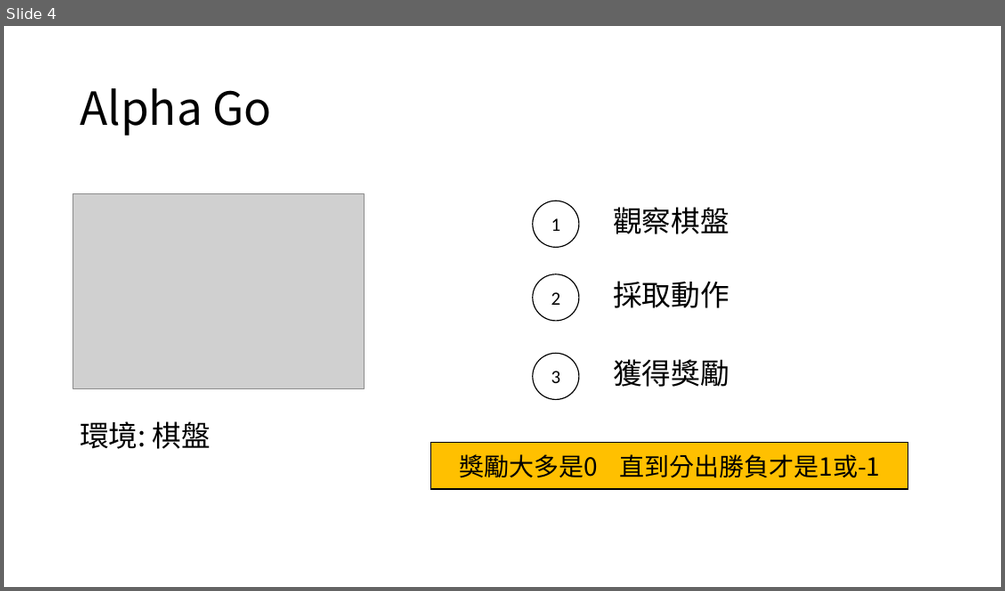
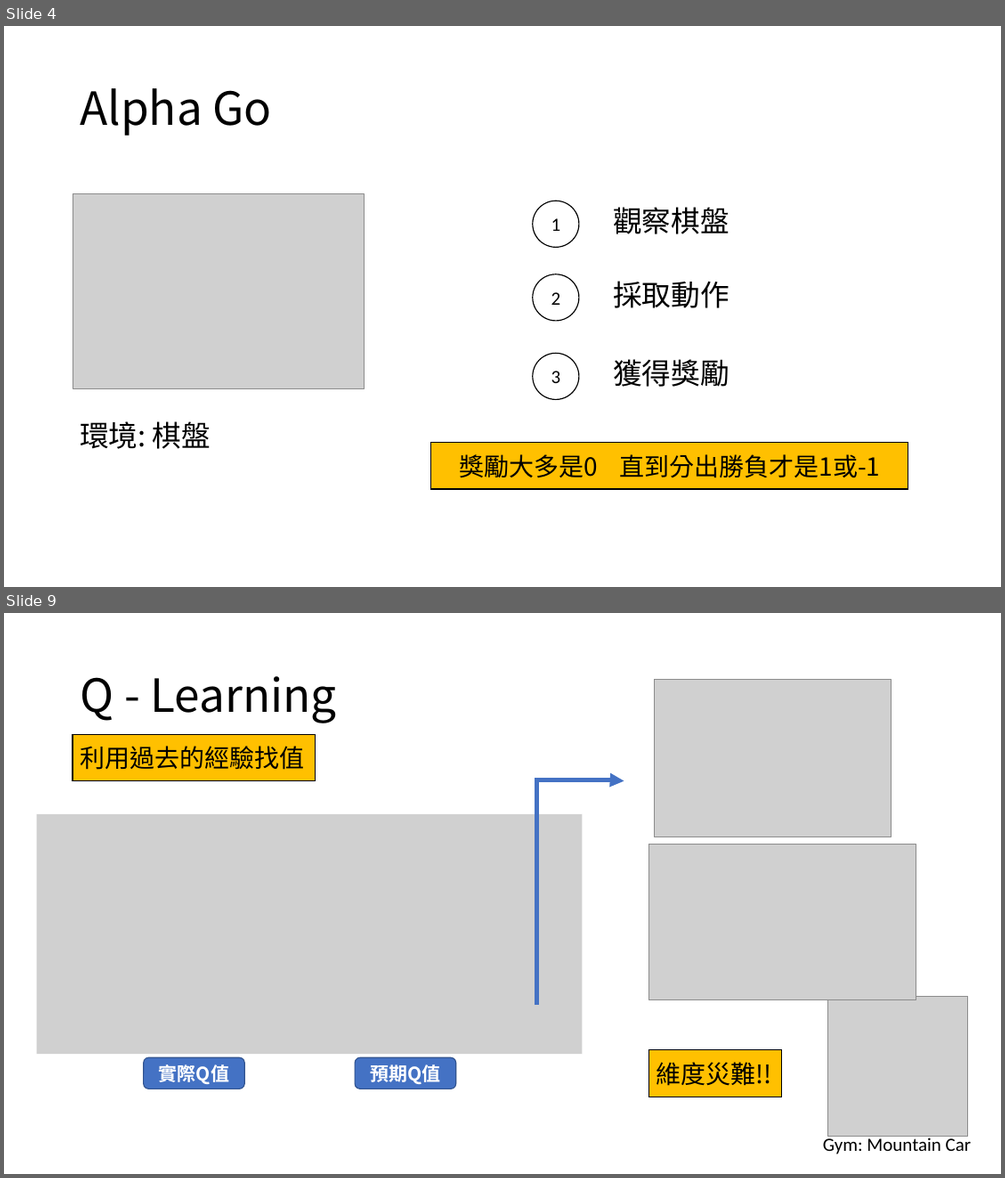
Before and after one commit to 312707047/Dino-Run-with-Rainbow-DQN, a slide deck: 107302002.pptx. Shown one above the other, each under a label of ours: slide 4 before the commit, slides 4 and 9 after it; the slides between them are not shown. The pictures are 1005x591 and 1005x1178 pixels, drawn with LibreOffice and Linux fonts; fonts in the diff are those of the drawing; grey boxes stand for pictures. Boxes give left, top, right and bottom in pixels: in the first picture for what was removed or moved away, otherwise in the second. Text is boxed around its words. In the diff, an @@ line names an element or a change of style, - is before the commit and + after.

```diff
--- a/107302002.pptx
+++ b/107302002.pptx
@@ slide 9 added at box(4, 613, 1001, 1174), background #FFFFFF @@
@@ title added at box(80, 676, 336, 723), 44 pt, text #000000 @@
+Q - Learning
@@ picture added at box(654, 679, 890, 835) @@
@@ rectangle added at box(73, 735, 316, 781), fill #FFC000, outline #000000 1 pt, 24 pt, text #000000 @@
+利用過去的經驗找值
@@ elbow arrow added from (537, 1005) to (624, 781), #4472C4 4.5 pt @@
@@ picture added at box(37, 814, 582, 1054) @@
@@ picture added at box(648, 844, 915, 999) @@
@@ picture added at box(828, 996, 969, 1136) @@
@@ rounded rectangle added at box(144, 1057, 245, 1088), fill #4472C4, outline #325491 1 pt, 18 pt, text #FFFFFF, bold @@
+實際Q值
@@ rounded rectangle added at box(355, 1057, 455, 1088), fill #4472C4, outline #325491 1 pt, 18 pt, text #FFFFFF, bold @@
+預期Q值
@@ rectangle added at box(648, 1050, 782, 1097), fill #FFC000, outline #000000 1 pt, 24 pt, text #000000 @@
+維度災難!!
@@ text added at box(823, 1135, 971, 1154), 18 pt, text #000000 @@
+Gym: Mountain Car
```
Also in this commit, not shown: 3 slides changed, 7 other slides added, 22 other files.
